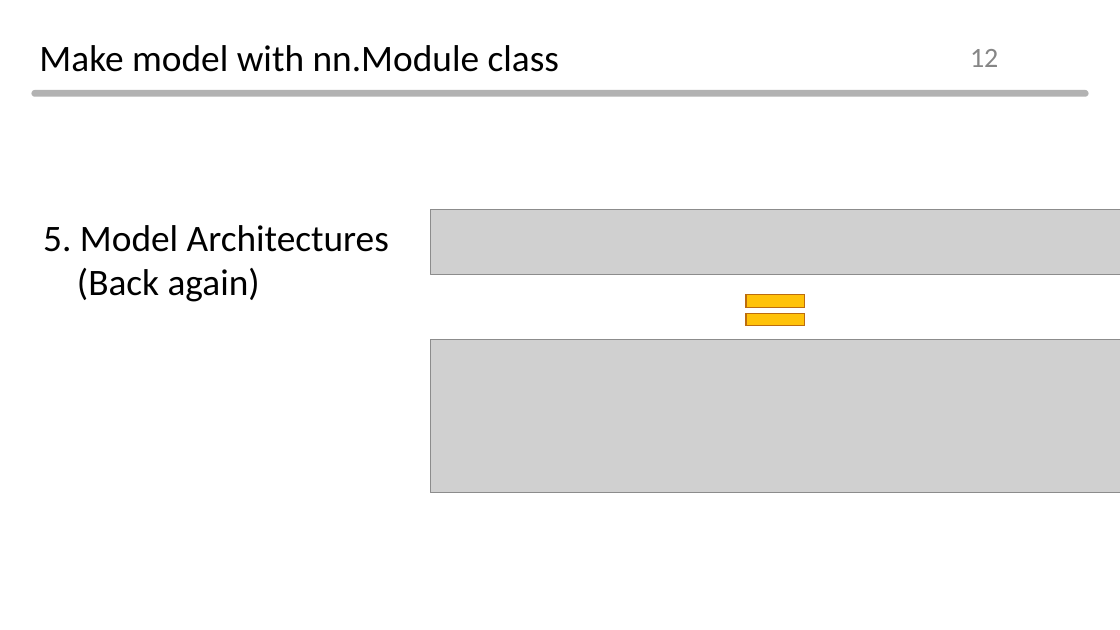
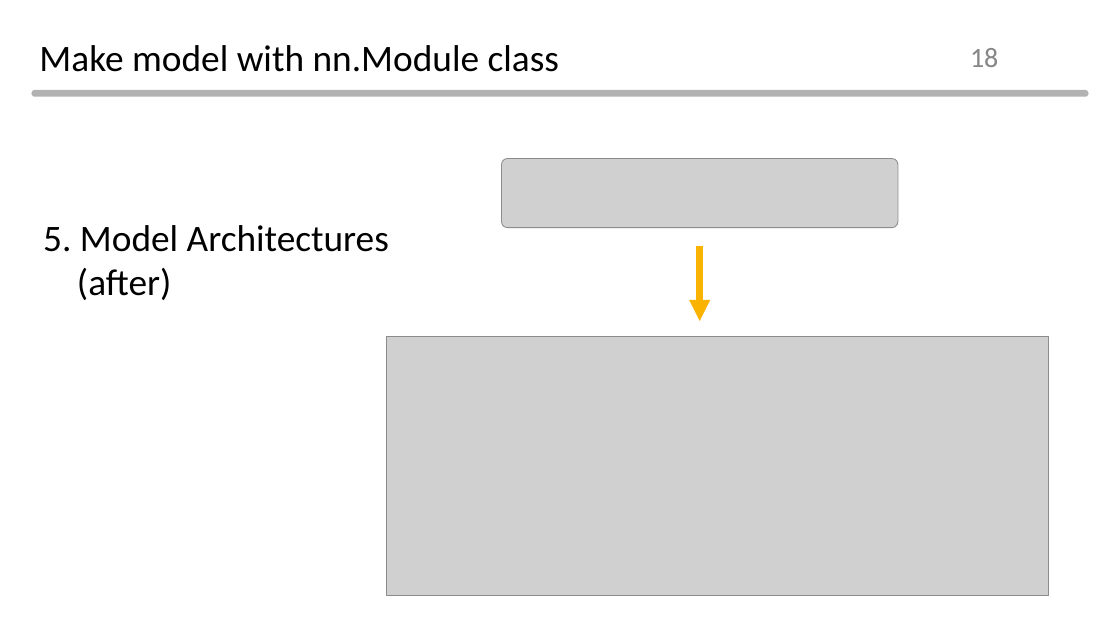
Before and after one commit to Normalist-K/aibd-2021-2, a slide deck: slide 18 of ppt/day3.pptx (slide 12 before the commit). Drawn at 1120x630 pixels with LibreOffice and Linux fonts; fonts in the diff are those of the drawing; grey boxes stand for pictures; background and template pictures are left out. Boxes give left, top, right and bottom in pixels: in the first picture for what was removed or moved away, otherwise in the second. Text is boxed around its words. In the diff, an @@ line names an element or a change of style, - is before the commit and + after.

```diff
--- a/ppt/day3.pptx
+++ b/ppt/day3.pptx
@@ page number at (x1=970, y1=48, x2=998, y2=67): text changed @@
-12
+18
@@ picture added at (x1=502, y1=159, x2=898, y2=228) @@
@@ picture removed at (x1=430, y1=210, x2=1120, y2=275) @@
@@ text at (x1=77, y1=268, x2=171, y2=300): text changed @@
-(Back again)
+(after)
@@ arrow added from (700, 245) to (700, 321), #FAB300 6 pt @@
@@ math equal removed at (x1=736, y1=284, x2=816, y2=337) @@
@@ picture resized from (x1=430, y1=339, x2=1120, y2=492) to (x1=387, y1=336, x2=1049, y2=596) @@
```
Also in this commit, not shown: 22 other slides changed, 15 slides added, 3 slides removed, 11 other files.
